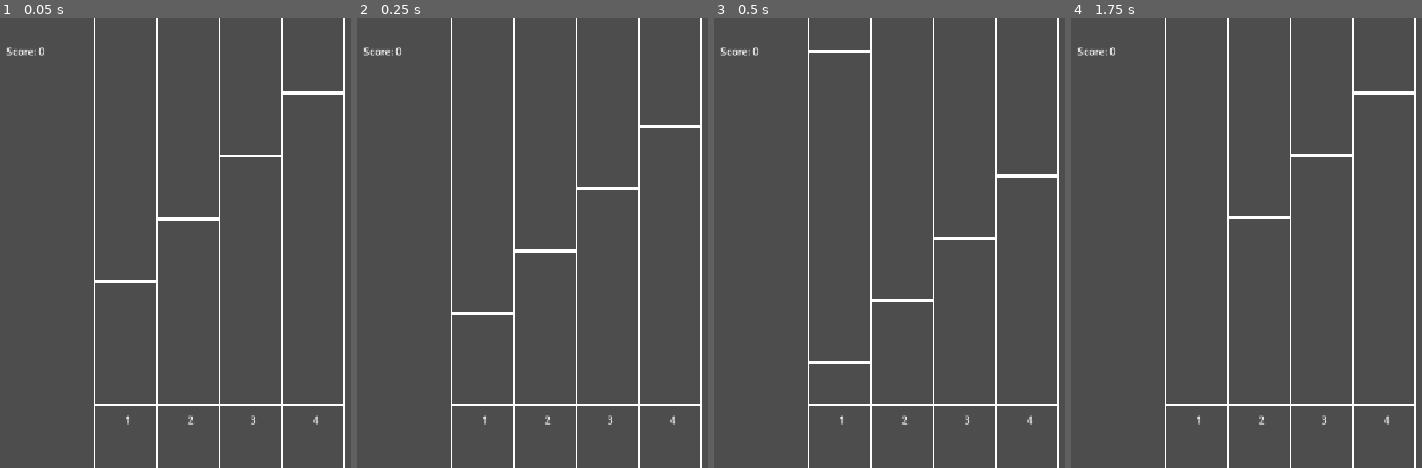
Above: before the commit, frames 1-4 (left to right).
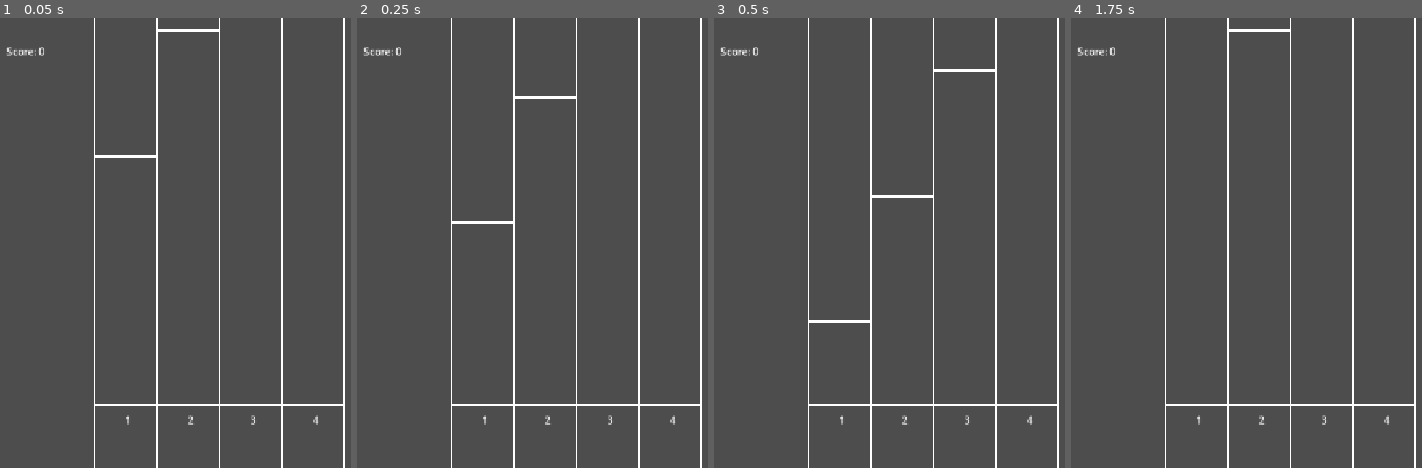
Above: after the commit, the same moments.

Repository: HelloIsReal/Crank-It-Up
Game: Godot game, scene res://main.tscn
The game is run twice, just before and just after one commit, with the same random seed, the same clock (stepped at 60 frames per second) and the same inputs. Sound files missing from this copy of the repository are replaced by a short silence.
Inputs (mouse positions are in pixels of both pictures, inside the frame that each line leads up to):
- Up to frame 1 (0.05 s): no input
- Up to frame 2 (0.25 s): no input
- Up to frame 3 (0.5 s): no input
- Up to frame 4 (1.75 s): tap Enter at 0.5 s; move the mouse to (outside the picture) at 0.52 s; hold Right 0.53-1.28 s; hold D (1) 0.53-1.28 s; click (outside the picture) at 0.67 s; tap F (2) at 0.8, 1.35 s; move the mouse to (1281, 265) at 1.27 s; hold Down from 1.28 s (still down); tap K (4) at 1.55 s

The runs differ from the first frame. In frame 1, 0.7% of the frame differs, in the area x 27-98%, y 2-59%; in frame 2, 0.7%; in frame 3, 1.0%, in the area x 27-98%, y 7-77%; in frame 4, 0.5%.

Commit message:
Added scroll speed variable and working on judgements

Diff:
--- a/crank-it-up/main.gd
+++ b/crank-it-up/main.gd
@@ -7,6 +7,8 @@
 	[5, 10],
 ]
 var score := 0
+@export var scrollSpeed = 10
+
 func _process(delta):
 	queue_redraw()
 	for i in (4):
@@ -35,7 +37,7 @@
 	for i in (4):
 		print($Conductor.beat)
 		for note in notes[i]:
-			var y = 620 + (100 * ($Conductor.beat - note))
+			var y = 620 + ((scrollSpeed*10) * ($Conductor.beat - note))
 			print($Conductor.beat)
 			var start = Vector2(100 * i + 200, y)
 			var end = Vector2(100 * (i+1) + 200, y)
@@ -62,6 +64,9 @@
 
 	var note = lane_notes[0]
 
-	if abs($Conductor.beat - note) < 0.5:
+	if abs($Conductor.beat - note) < 0.4:
+		if abs($Conductor.beat - note) < 0.2:
+			score+=2
+		else:
+			score+=1
 		lane_notes.pop_front()
-		score+=1
--- a/crank-it-up/main.tscn
+++ b/crank-it-up/main.tscn
@@ -6,6 +6,7 @@
 
 [node name="Main" type="Node2D" unique_id=781584950]
 script = ExtResource("1_h2yge")
+scrollSpeed = 20
 
 [node name="Conductor" type="AudioStreamPlayer" parent="." unique_id=710109079]
 stream = ExtResource("1_0xm2m")
